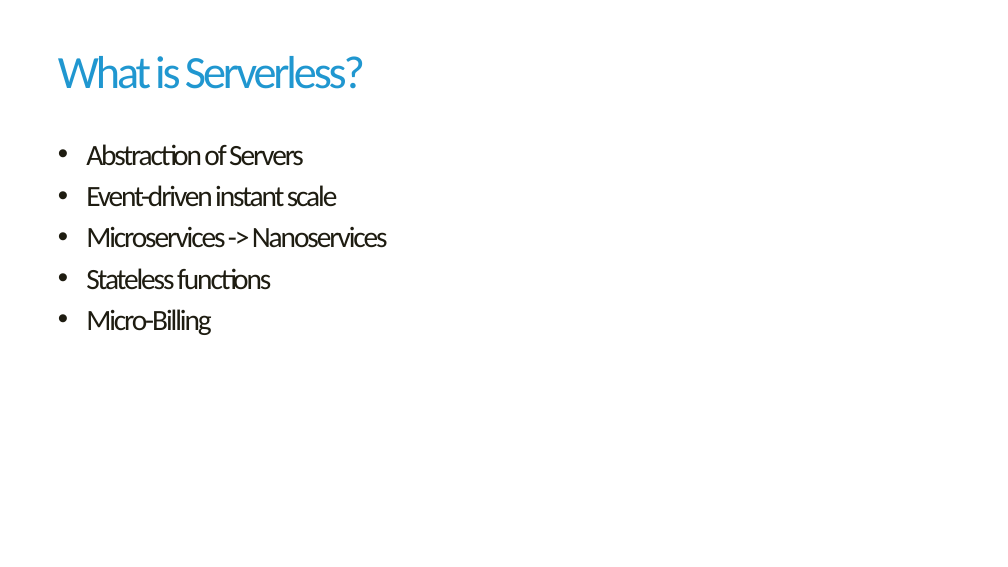
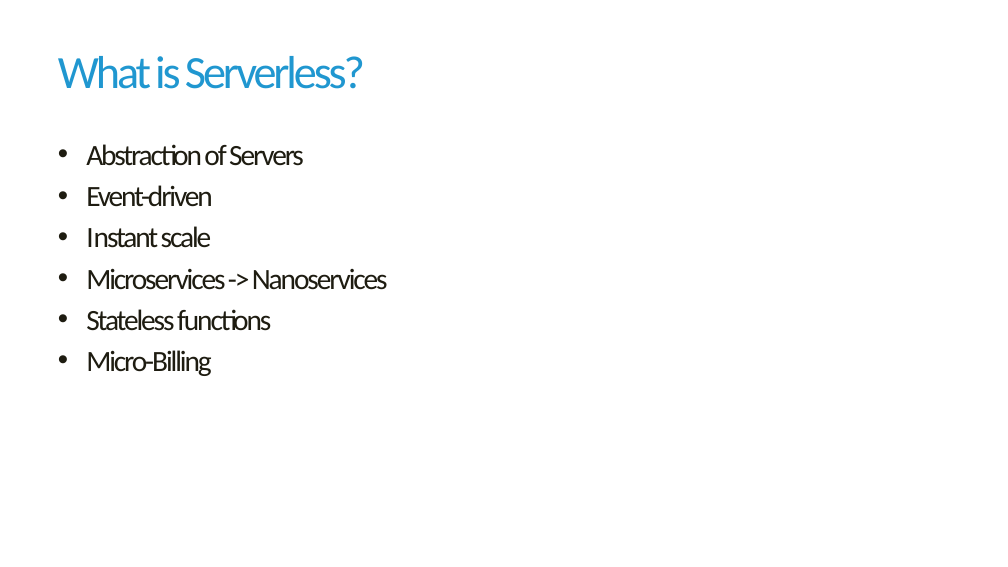
Before and after one commit to havit/CloudApplicationsDevelopment, a slide deck: slide 2 of Lab7-Serverless/Serverless-computing.pptx. Drawn at 1008x567 pixels with LibreOffice and Linux fonts; fonts in the diff are those of the drawing; background and template pictures are left out. Boxes give left, top, right and bottom in pixels: in the first picture for what was removed or moved away, otherwise in the second. Text is boxed around its words. In the diff, an @@ line names an element or a change of style, - is before the commit and + after.

Commit message:
Lab 7 - Serverless update

```diff
--- a/Lab7-Serverless/Serverless-computing.pptx
+++ b/Lab7-Serverless/Serverless-computing.pptx
@@ text at <box>86,185,213,248</box>: text changed @@
-• Event-driven instant scale
+• Event-driven
+• Instant scale
```
Also in this commit, not shown: 8 other slides changed, 11 other files.
